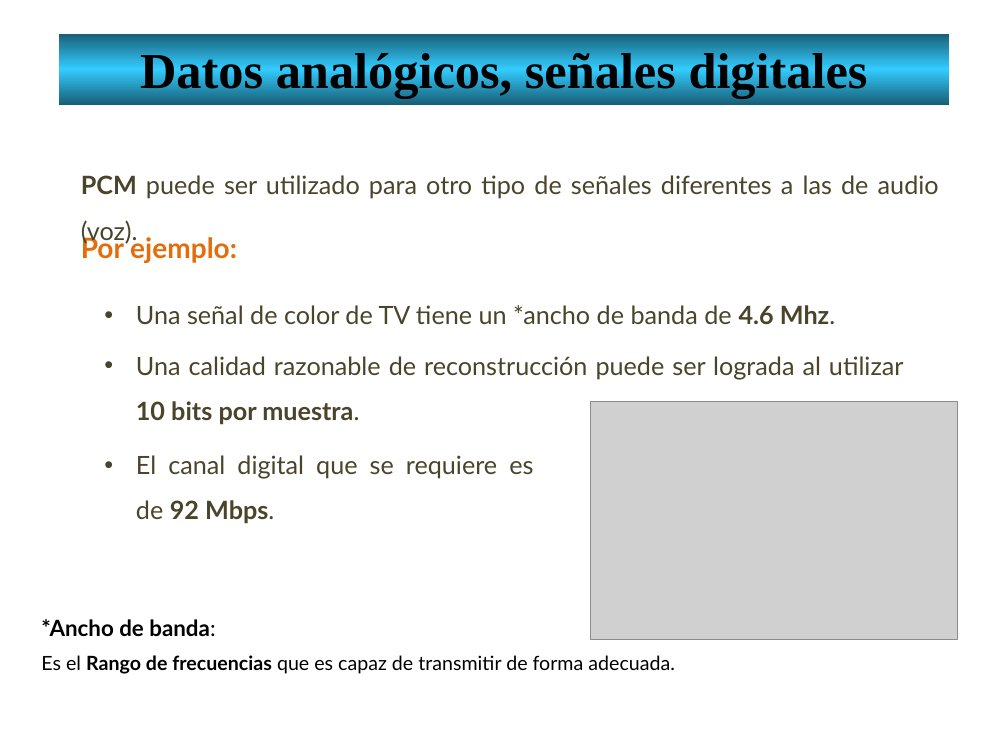
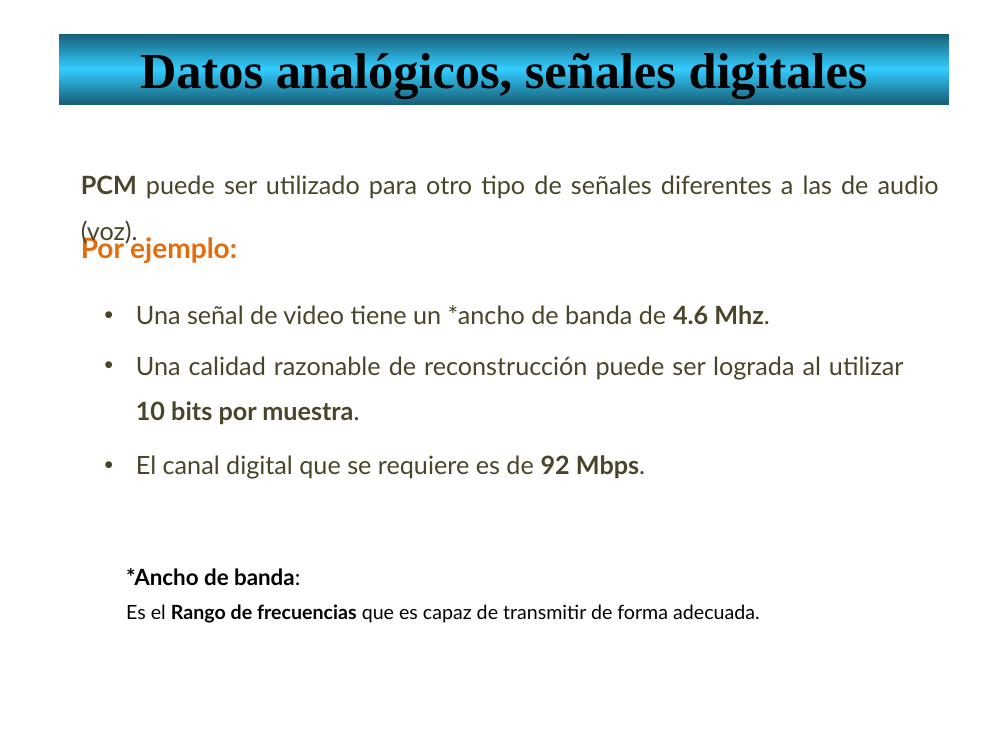
Before and after one commit to lizetheP/Redes1, a slide deck: slide 21 of CalendarioAgo21/Presentaciones/11_AnalogicasDigitalesCompletoF.pptx. Drawn at 1008x756 pixels with LibreOffice and Linux fonts; fonts in the diff are those of the drawing; grey boxes stand for pictures. Boxes give left, top, right and bottom in pixels: in the first picture for what was removed or moved away, otherwise in the second. Text is boxed around its words. In the diff, an @@ line names an element or a change of style, - is before the commit and + after.

Commit message:
subir

```diff
--- a/CalendarioAgo21/Presentaciones/11_AnalogicasDigitalesCompletoF.pptx
+++ b/CalendarioAgo21/Presentaciones/11_AnalogicasDigitalesCompletoF.pptx
@@ text at <box>136,305,769,324</box>: text changed @@
-• Una señal de color de TV tiene un *ancho de banda de 4.6 Mhz.
+• Una señal de video tiene un *ancho de banda de 4.6 Mhz.
@@ picture removed at <box>591,401,958,640</box> @@
@@ text "El canal digital que se ..." rewrapped from <box>136,455,533,524</box> to <box>136,455,645,479</box> @@
@@ text "*Ancho de banda:": place and size @@
-text "*Ancho de banda:" at <box>41,619,675,674</box>
+text "*Ancho de banda:" at <box>126,568,760,623</box>
```
